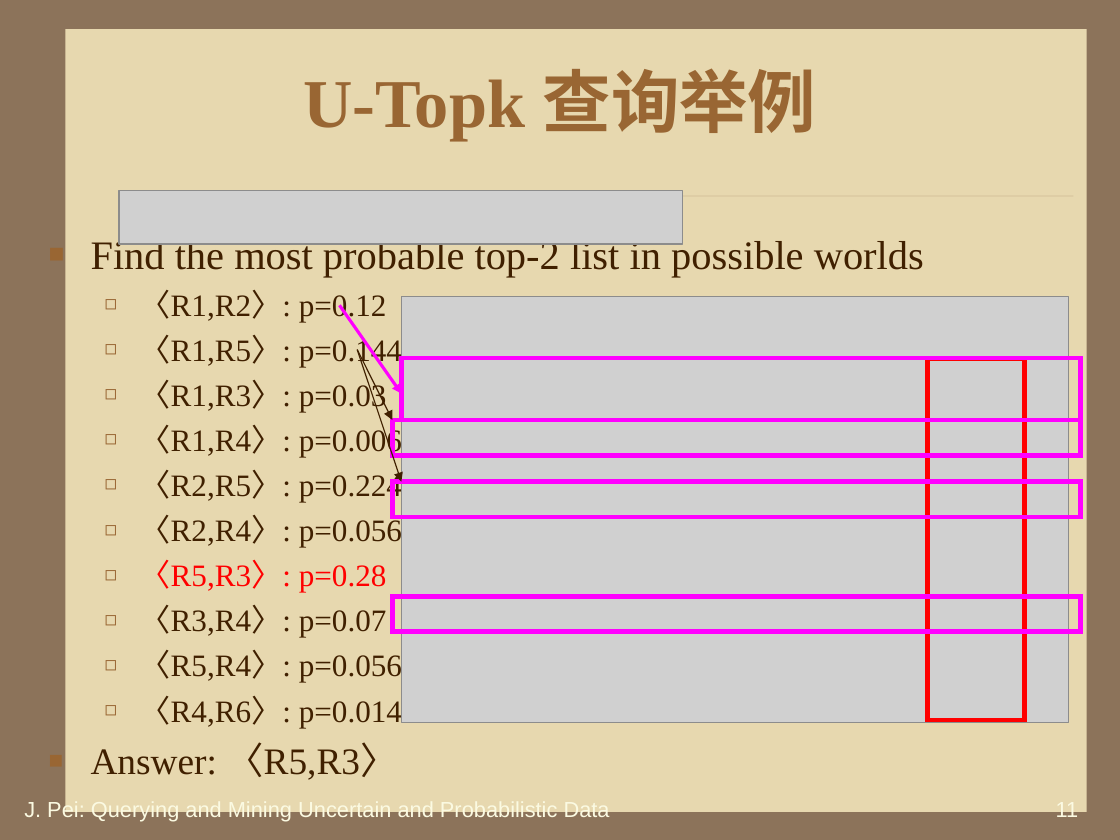
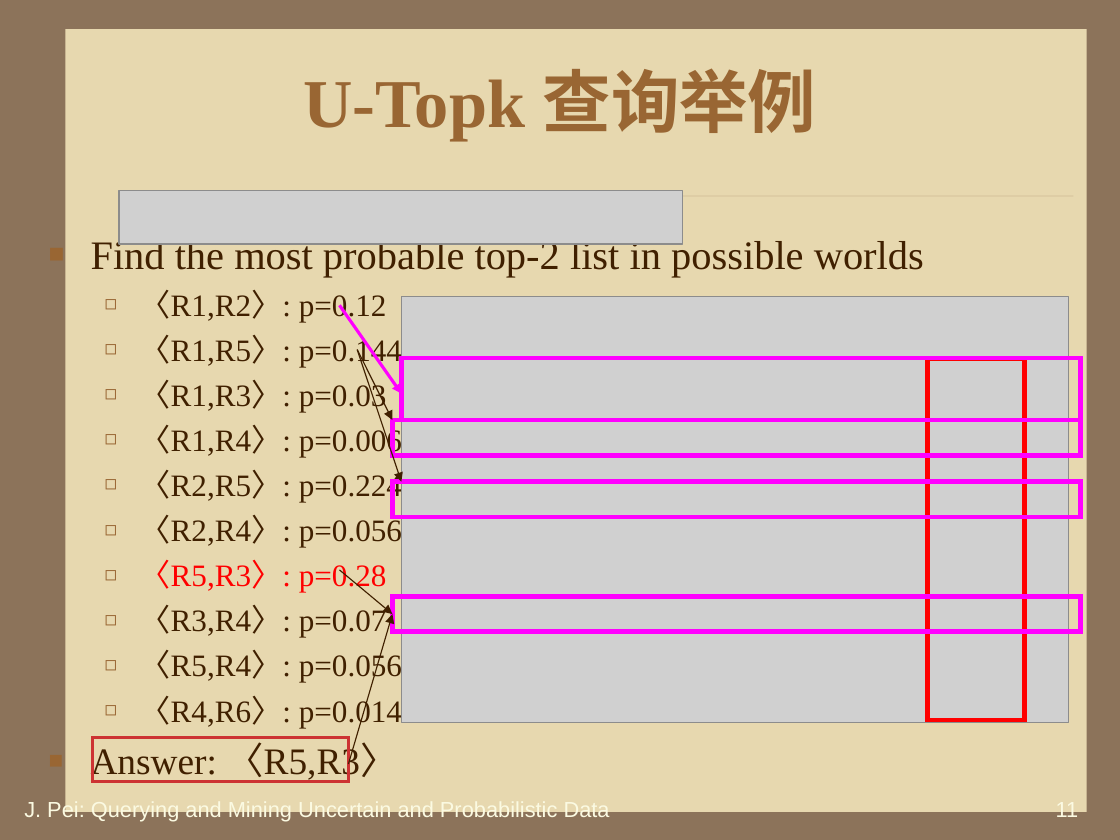
Before and after one commit to HiltonWei/wpstest, a slide deck: slide 11 of branches/区钺坚/读书报告/不确定性数据的查询分析处理.ppt. Drawn at 1120x840 pixels with LibreOffice and Linux fonts; fonts in the diff are those of the drawing; grey boxes stand for pictures; background and template pictures are left out. Boxes give left, top, right and bottom in pixels: in the first picture for what was removed or moved away, otherwise in the second. Text is boxed around its words. In the diff, an @@ line names an element or a change of style, - is before the commit and + after.

```diff
--- a/branches/区钺坚/读书报告/不确定性数据的查询分析处理.ppt
+++ b/branches/区钺坚/读书报告/不确定性数据的查询分析处理.ppt
@@ arrow added from (339, 570) to (392, 614), #402000 0.74 pt @@
@@ arrow added from (348, 764) to (392, 614), #402000 0.74 pt @@
@@ rectangle added at <box>93,738,348,782</box>, outline #CD3333 2.01 pt @@
```
Also in this commit, not shown: 3 other slides changed, 2 slides added, 2 other files.
